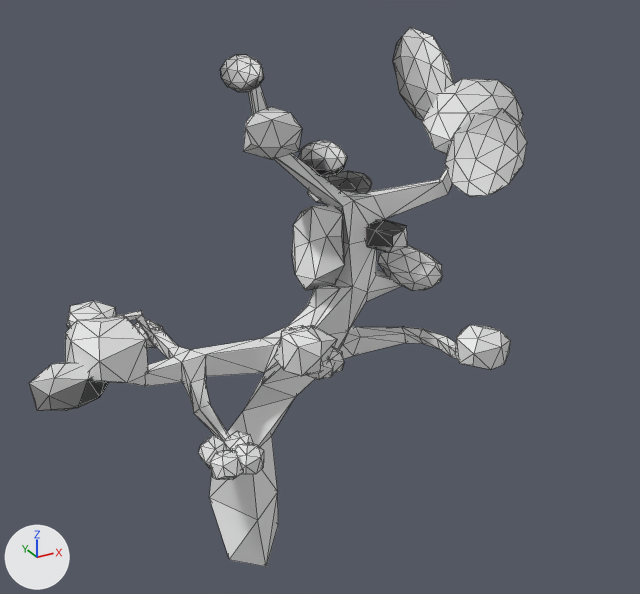
One commit to the OBJ model Kinderki/res/models/level/tree.obj: the scene before it, then after it.
The view is the same before and after, from a 50 mm camera at (-7.38, -17.59, 15.94) aimed at (2.31, 0.01, 7.14). The lights are fixed; the arrows at lower left show +X, +Y and +Z. Mesh edges are drawn as thin lines. Where no turn or scale is listed for an object, it has been applied to the vertices.
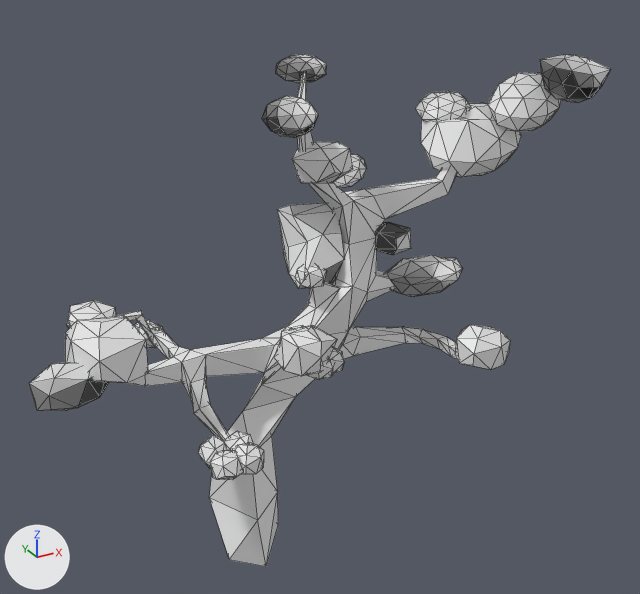
Boxes (x1, y1, x2, y2) around the edits, measured in the pictures (640 x 594 px; the box of a moved part takes in the faces that stretch with it):
'Box001', reshaped (17% wider)
    before: (29, 27, 527, 567)
    after: (29, 54, 610, 567)
part 1 of me_box001, moved or reshaped
    before: (378, 245, 442, 291)
    after: (385, 255, 462, 297)
part 2 of me_box001, moved or reshaped
    before: (298, 140, 348, 178)
    after: (262, 96, 319, 138)
part 3 of me_box001, moved or reshaped
    before: (366, 220, 408, 253)
    after: (375, 222, 411, 255)
part 4 of me_box001, added
    after: (295, 265, 327, 289)
part 5 of me_box001, moved or reshaped
    before: (221, 55, 264, 92)
    after: (276, 54, 327, 83)
part 6 of me_box001, rebuilt
    before: (422, 79, 523, 155)
    after: (421, 103, 521, 177)
part 7 of me_box001, rebuilt (26% wider)
    before: (292, 204, 345, 290)
    after: (277, 203, 344, 289)
part 8 of me_box001, added
    after: (540, 54, 610, 103)
part 9 of me_box001, added
    after: (333, 153, 367, 188)
part 10 of me_box001, added
    after: (488, 72, 561, 131)
part 11 of me_box001, added
    after: (415, 91, 471, 121)
part 12 of me_box001, added
    after: (292, 142, 352, 183)
part 13 of me_box001, deleted
    before: (307, 171, 372, 204)
part 14 of me_box001, cut back
    before: (243, 85, 353, 208)
    after: (297, 73, 353, 210)
part 15 of me_box001, cut back
    before: (342, 27, 527, 197)
    after: (344, 168, 449, 197)
part 16 of me_box001, moved or reshaped
    before: (308, 285, 340, 309)
    after: (308, 281, 340, 309)

The change, as a diff of the scene's bpy script:
```diff
--- a/Kinderki/res/models/level/tree.obj.py
+++ b/Kinderki/res/models/level/tree.obj.py
@@ me_box001 @@
 # used by ob_box001; location = (0.0, 0.0, 0.0)
 # verts and faces of me_box001; kept vertices keep their numbers, new ones are numbered from 768
 # before: 75 (2.15, -0.05, 7.41) at pixel (315, 288), 76 (2.33, -0.01, 7.52), 77 (2.19, 0.09, 7.4) at pixel (314, 287)
-me_box001.from_pydata(...)  # 768 vertices, 1442 faces; spans x -4.98..8.72, y -3.34..2.7, z 0.08..13.09
+me_box001.from_pydata(...)  # 830 vertices, 1558 faces; spans x -4.98..9.78, y -3.34..2.7, z 0.08..12.92
+# me_box001 part 1: the loose piece of 38 vertices spanning x 4.29..5.73, y -0.97..1.18, z 6.83..7.92 is turned 77.2 degrees about the z axis through its middle, then moved by (0.38, -0.01, -0.31)
+# me_box001 part 2: the loose piece of 38 vertices spanning x 2.08..3.2, y -0.06..1.08, z 10.06..10.86 is moved by (-1.49, -1.29, 1.41)
+# me_box001 part 3: the loose piece of 20 vertices spanning x 3.51..4.52, y -0.74..0.48, z 8.08..8.95 is moved by (0.23, 0.17, -0.15)
+# me_box001 part 4: the loose piece of 20 vertices spanning x 0.6..1.36, y -2.74..-1.99, z 6.36..7.03 is copied, and the copy is moved by (1.07, 2.36, 1.07); it spans x 1.67..2.43, y -0.38..0.37, z 7.43..8.1
+# me_box001 part 5: the loose piece of 38 vertices spanning x 0.2..1.04, y -0.22..1.14, z 12.27..13.01 is multiplied about its middle by the matrix ((-0.552, -0.857, -0.017), (1.132, -0.282, -0.037), (0.018, -0.015, 0.766)), then moved by (1.41, -0.09, 0.0)
+# me_box001 part 6: the loose piece of 38 vertices spanning x 5.87..8.72, y -0.32..1.88, z 9.9..11.88 is rebuilt with 38 vertices and now spans x 5.87..8.72, y -0.32..1.88, z 9.41..11.24
+# me_box001 part 7: the loose piece of 20 vertices spanning x 1.66..3.0, y -0.51..0.79, z 7.29..9.5 is rebuilt with 20 vertices and now spans x 1.58..3.01, y -0.15..1.19, z 7.2..9.31
+# me_box001 part 8: a new loose piece of 38 vertices spanning x 8.02..9.78, y -1.63..-0.32, z 11.5..12.6
+# me_box001 part 9: a new loose piece of 38 vertices spanning x 3.29..4.5, y 1.08..2.05, z 9.31..10.23
+# me_box001 part 10: a new loose piece of 38 vertices spanning x 7.2..9.24, y -0.89..0.66, z 10.67..12.09
+# me_box001 part 11: a new loose piece of 38 vertices spanning x 5.93..7.24, y 0.36..1.83, z 10.73..11.62
+# me_box001 part 12: a new loose piece of 20 vertices spanning x 1.34..2.65, y -1.27..0.18, z 10.24..11.12
+# me_box001 part 13: the loose piece of 38 vertices spanning x 3.05..5.0, y 1.51..2.53, z 8.72..9.59 is deleted
+# me_box001 part 14
+# 24 vertices are removed from x 0.18..1.77, y -0.95..0.9, z 10.88..12.91
+# 46 faces are deleted
+# 4 vertices move from x 1.07..1.47, y 0.47..0.75, z 10.93..10.99 to x 1.94..2.34, y 0.0..0.25, z 10.22..10.28
+# 8 vertices are added at x 1.36..1.94, y -0.74..0.02, z 11.96..12.71
+# 18 new faces join them
+# me_box001 part 15
+# 76 vertices are removed from x 5.61..7.93, y -1.25..2.68, z 9.2..13.09
+# 144 faces are deleted
+# 8 vertices in x 3.15..3.58, y 1.48..1.81, z 9.0..9.38 move by (0.0, 0.0, 0.25)
+# 4 vertices move from x 3.12..6.08, y 0.41..0.91, z 9.26..9.49 to x 3.12..6.06, y 0.62..0.91, z 9.42..9.49
+# me_box001 part 16
+verts[75] = (2.15, 0.17, 7.58)  # moved
+verts[76] = (2.33, 0.1, 7.62)  # moved
+verts[77] = (2.19, 0.16, 7.4)  # moved
```
